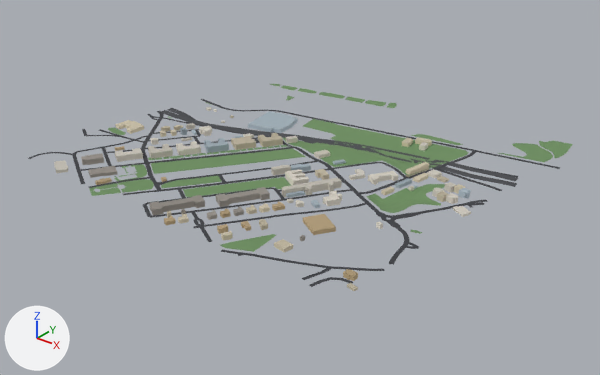
An edit to the glTF model public/tiles/tile_7_9.glb, drawn before and after from the same camera.
Camera for both pictures: a 50 mm camera at (-155.0, 30.0, 723.0) aimed at (-1148.0, 1271.0, -47.0). Arrows for +X, +Y and +Z are at lower left; the lights stay in place. The picture after the commit comes second. Where no turn or scale is listed for an object, it has been applied to the vertices.

The older version as bpy lines, for what is in view:
```python
me_bld_7_9 = bpy.data.meshes.new('bld_7_9')
me_bld_7_9.from_pydata(...)  # 1552 vertices, 2158 faces; spans x -404.0..404.0, y -329.0..329.0, z -18.0..18.0
me_bld_7_9.materials.append(mat_cityvc)
me_grn_7_9 = bpy.data.meshes.new('grn_7_9')
me_grn_7_9.from_pydata(...)  # 2915 vertices, 4972 faces; spans x -418.0..418.0, y -433.0..433.0, z -16.0..16.0
me_grn_7_9.materials.append(mat_cityvc)
me_road_7_9 = bpy.data.meshes.new('road_7_9')
me_road_7_9.from_pydata(...)  # 2679 vertices, 2412 faces; spans x -440.0..440.0, y -359.0..359.0, z -20.0..20.0
me_road_7_9.materials.append(mat_cityvc)
ob_bld_7_9 = bpy.data.objects.new('bld_7_9', me_bld_7_9)
ob_bld_7_9.location = (-1164.0, 1217.0, 21.0)
ob_grn_7_9 = bpy.data.objects.new('grn_7_9', me_grn_7_9)
ob_grn_7_9.location = (-1157.0, 1307.0, 18.0)
ob_road_7_9 = bpy.data.objects.new('road_7_9', me_road_7_9)
ob_road_7_9.location = (-1158.0, 1245.0, 24.0)
```
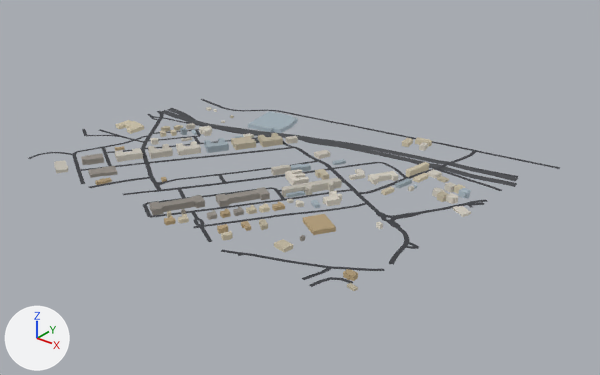
Where the change shows, as pixel boxes (x1, y1, x2, y2) in the pictures (600 x 375 px):
'grn_7_9', deleted
    before: (89, 84, 573, 252)

The edits, one by one:
Object 'grn_7_9' (ob_grn_7_9) is deleted.
